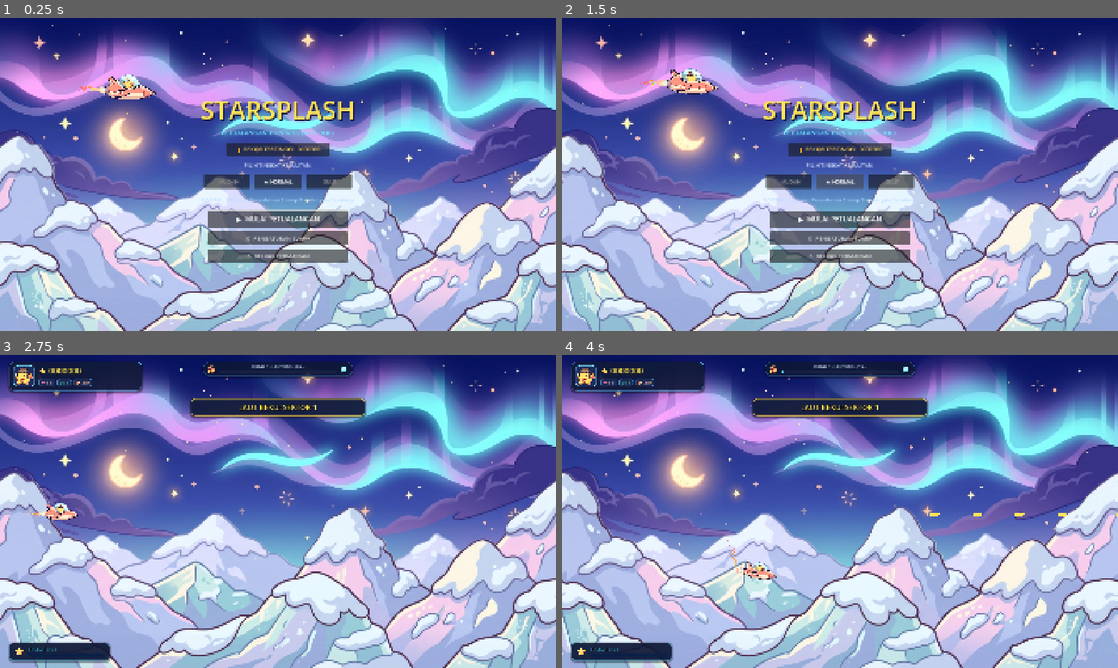
Above: before the commit, frames 1-4 (two rows, left to right).
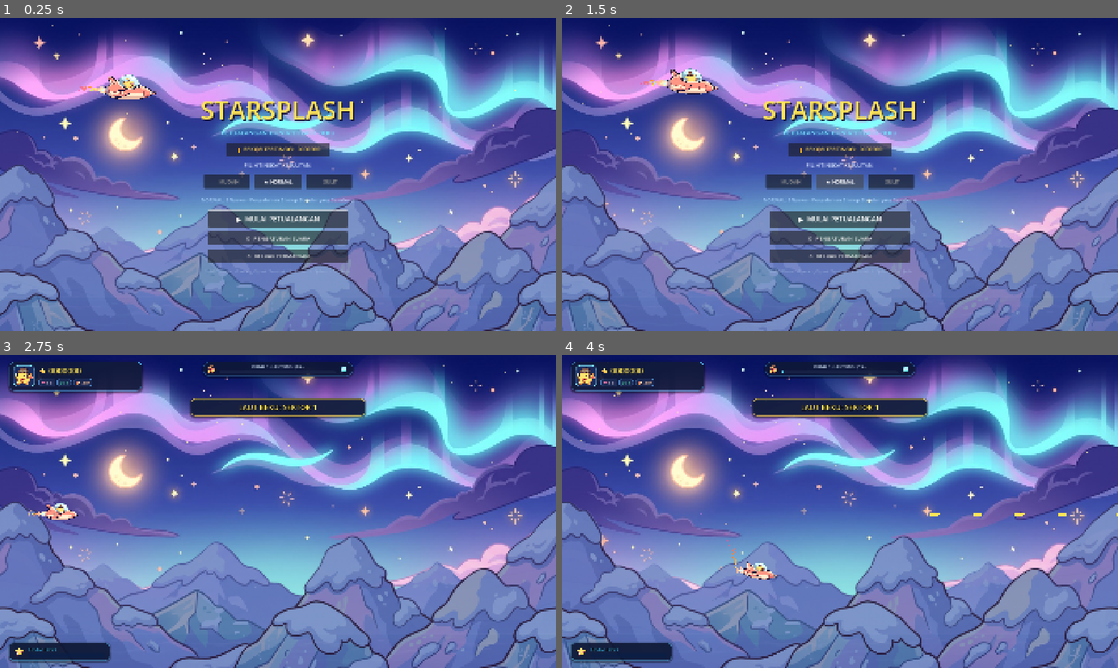
Above: after the commit, the same moments.

Repository: IhsanDwiPutra/Starsplash
Game: Godot game, scene res://scenes/ui/main_menu.tscn
Same seed, same stepped clock (60 frames per second), same inputs: the game is played once before the commit and once after it.
Inputs:
- Up to frame 1 (0.25 s): no input
- Up to frame 2 (1.5 s): click "★ NORMAL" at 0.5 s; click "★ NORMAL" at 1.25 s
- Up to frame 3 (2.75 s): click "▶ MULAI PETUALANGAN" at 2 s
- Up to frame 4 (4 s): hold D (move_right) 2.78-3.53 s; hold J (fire) 2.78-3.53 s; hold S (move_down) from 3.53 s (still down); tap J (fire) at 3.6 s

The runs differ from the first frame. In frame 1, 42% of the frame differs, in the area x 0-100%, y 37-100%; in frame 2, 42%; in frame 3, 42%; in frame 4, 42%.

Commit message:
style(bg): sesuaikan tone kontras pegunungan es malam dan posisi horizon

Diff:
--- a/scripts/fx/parallax_background.gd
+++ b/scripts/fx/parallax_background.gd
@@ -39,6 +39,6 @@
 
 
 func _build_far_mountains() -> void:
-	# Pegunungan es bersalju baru meluncur mulus di separuh bawah layar
-	var layer: BgLayer = _new_layer(35.0)
-	layer.add_texture(FarMountainsTex, Rect2(0.0, 10.0, SCREEN.x, 1070.0), Color(1.0, 1.0, 1.0, 0.98))
+	# Pegunungan es bersalju diberi modulasi malam dingin teduh agar kapal Pip, peluru, dan musuh sangat kontras
+	var layer: BgLayer = _new_layer(30.0)
+	layer.add_texture(FarMountainsTex, Rect2(0.0, 110.0, SCREEN.x, 1070.0), Color(0.52, 0.58, 0.78, 0.95))
